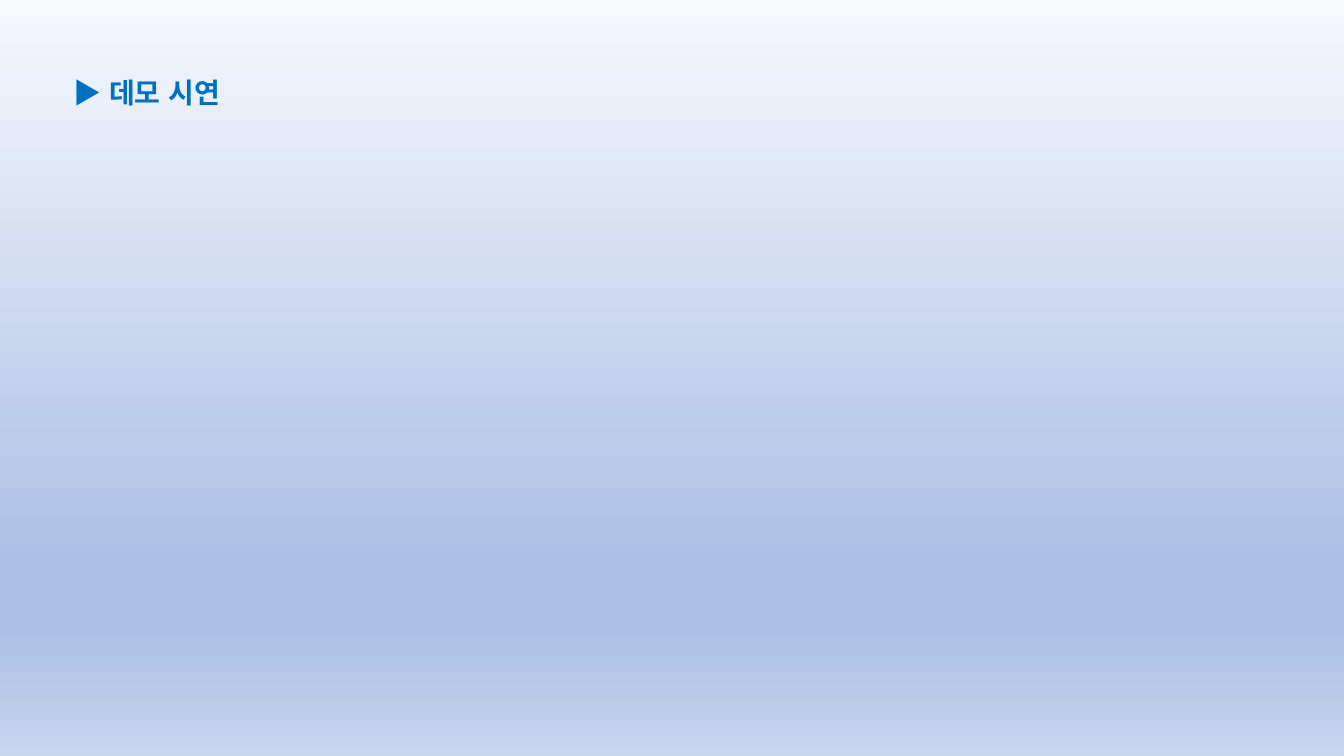
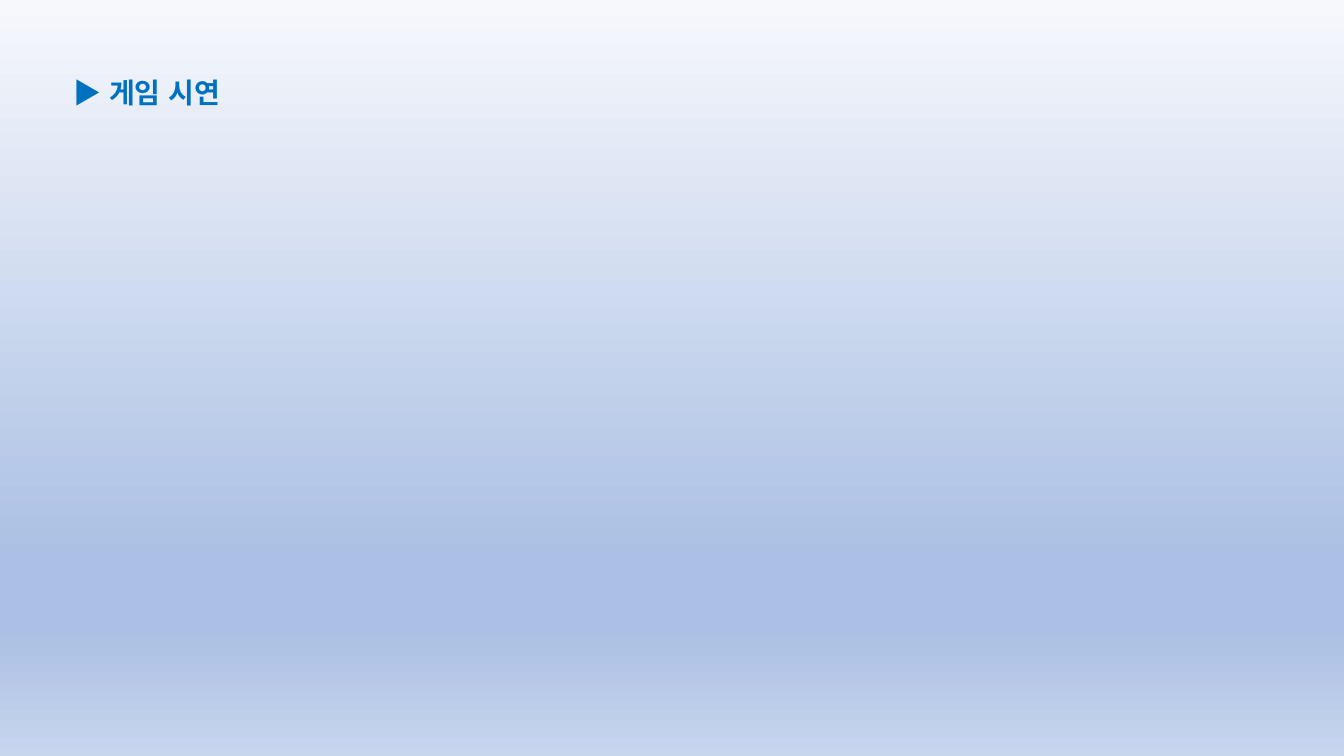
Before and after one commit to myoungjinSa/Capstone_Design_TeamProject, a slide deck: slide 10 of ~181226발표준비/FreezeBomb(중간발표)_사명진_이우상_염혜린.pptx. Drawn at 1344x756 pixels with LibreOffice and Linux fonts; fonts in the diff are those of the drawing. Boxes give left, top, right and bottom in pixels: in the first picture for what was removed or moved away, otherwise in the second. Text is boxed around its words. In the diff, an @@ line names an element or a change of style, - is before the commit and + after.

```diff
--- a/~181226발표준비/FreezeBomb(중간발표)_사명진_이우상_염혜린.pptx
+++ b/~181226발표준비/FreezeBomb(중간발표)_사명진_이우상_염혜린.pptx
@@ text at (109,79,220,106): text changed @@
-▶ 데모 시연
+▶ 게임 시연
```
Also in this commit, not shown: 5 other slides changed, 4 other files.
